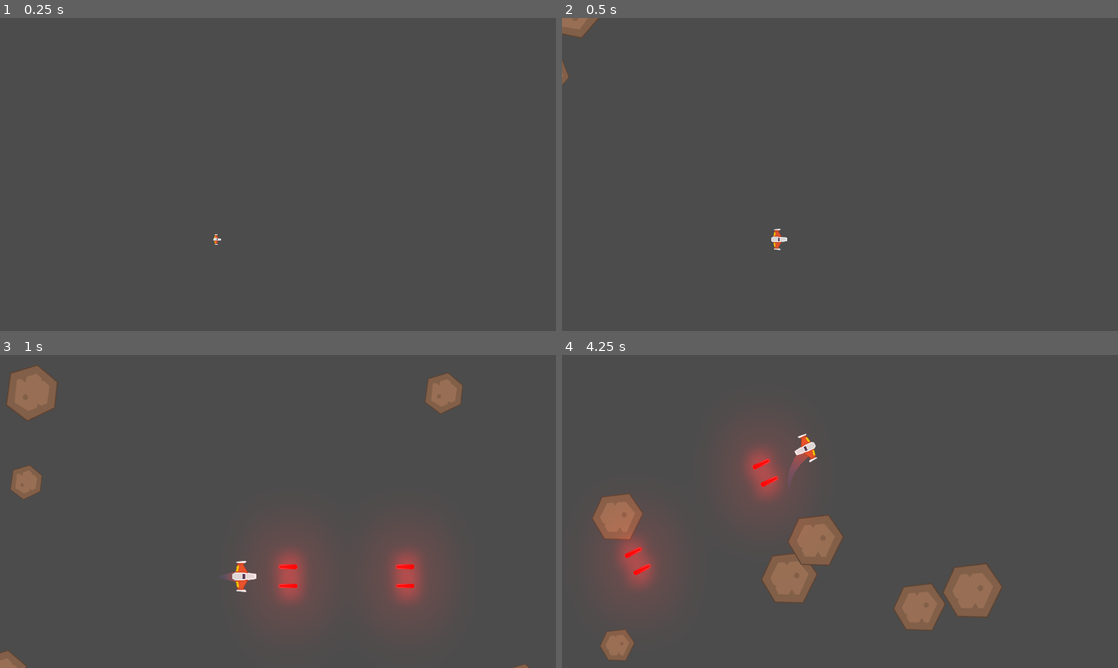
Above: before the commit, frames 1-4 (two rows, left to right).
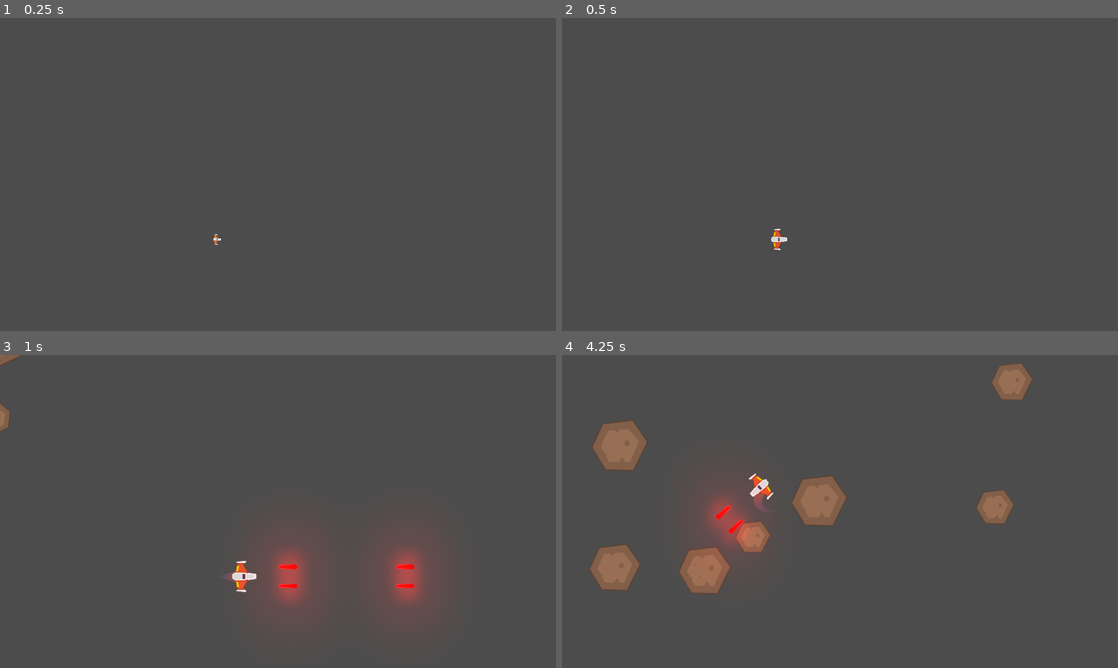
Above: after the commit, the same moments.

Repository: Lucaszanazzo/PixelLab
Game: Godot game, scene res://Juego/Niveles/NivelTest.tscn
Same seed, same stepped clock (60 frames per second), same inputs: the game is played once before the commit and once after it.
Inputs (mouse positions are in pixels of both pictures, inside the frame that each line leads up to):
- Up to frame 1 (0.25 s): no input
- Up to frame 2 (0.5 s): no input
- Up to frame 3 (1 s): move the mouse to (400, 495) at 0.52 s; hold W (mover_adelante) from 0.53 s (still down); hold N (diparo_principal) from 0.53 s (still down)
- Up to frame 4 (4.25 s): move the mouse to (728, 527) at 1.27 s; release W (mover_adelante) at 1.28 s; release N (diparo_principal) at 1.28 s; hold S (mover_atras) 1.28-2.03 s; click (728, 527) at 1.35 s; move the mouse to (895, 442) at 2.02 s; hold A (rotar_antihorario) 2.03-2.78 s; hold W (mover_adelante) 2.03-3.53 s; move the mouse to (812, 574) at 2.77 s; tap D (rotar_horario) at 2.85 s; move the mouse to (1006, 558) at 3.52 s; hold S (mover_atras) from 3.53 s (still down); hold N (diparo_principal) from 3.53 s (still down)

Frame 1 is identical in both runs. In frame 2, 0.3% of the frame differs, in the area x 0-7%, y 0-22%; in frame 3, 2.6%; in frame 4, 15%, in the area x 5-85%, y 2-98%.

Commit message:
Actualizacion sobre meteorito y player
- Meteorito recibe daño
- Explosion del meteorito
- Meteorito destruye Player
- Fondo de nivel (provisorio)

Diff:
--- a/Juego/Explosiones/Explosion meteoro/ExplosionMeteorito.tscn
+++ b/Juego/Explosiones/Explosion meteoro/ExplosionMeteorito.tscn
@@ -920,6 +920,8 @@
 
 [node name="AudioStreamPlayer2D" type="AudioStreamPlayer2D" parent="."]
 stream = ExtResource( 7 )
+volume_db = -5.333
+pitch_scale = 2.13
 bus = "Explosiones"
 
 [node name="SpriteDiminuto1" type="Sprite" parent="."]
--- a/Juego/Meteoros/Meteorito.gd
+++ b/Juego/Meteoros/Meteorito.gd
@@ -33,13 +33,16 @@
 	forma_colision.radius= radio
 	$CollisionShape2D.shape = forma_colision
 	#Calcular velocidades
-	linear_velocity = vel_lineal_base * dir / tamanio
-	angular_velocity = vel_angular_base/ tamanio
+	linear_velocity = (vel_lineal_base * dir / tamanio) * aleatorizar_velocidad()
+	angular_velocity = (vel_angular_base/ tamanio) * aleatorizar_velocidad()
 	hitpoints = hitpoints_base * tamanio
-	#Solo Debug
-	print("hitpoinst ", hitpoints)
+
 
 ##MEtodos Custom
+func aleatorizar_velocidad() -> float:
+	randomize()
+	return rand_range(0.2, 0.9)
+
 func recibir_danio(danio: float) -> void:
 	hitpoints -= danio
 	if hitpoints <= 0.0:
--- a/Juego/Meteoros/Meteorito.tscn
+++ b/Juego/Meteoros/Meteorito.tscn
@@ -617,7 +617,8 @@
 
 [node name="impacto_SFX" type="AudioStreamPlayer" parent="."]
 stream = ExtResource( 4 )
-volume_db = -9.333
+volume_db = -20.0
+pitch_scale = 0.68
 bus = "Impacto"
 
 [node name="AnimationPlayer" type="AnimationPlayer" parent="."]
--- a/Juego/Naves/Player/Player.gd
+++ b/Juego/Naves/Player/Player.gd
@@ -125,3 +125,9 @@
 func _on_AnimationPlayer_animation_finished(anim_name):
 	if anim_name == "spawn":
 		controlador_estados(ESTADO.VIVO)
+
+
+func _on_Player_body_entered(body: Node) -> void:
+	if body is Meteorito:
+		body.destruir()
+		destruir()
--- a/Juego/Naves/Player/Player.tscn
+++ b/Juego/Naves/Player/Player.tscn
@@ -39,6 +39,8 @@
 collision_mask = 22
 physics_material_override = ExtResource( 3 )
 gravity_scale = 0.0
+contacts_reported = 2
+contact_monitor = true
 can_sleep = false
 linear_damp = 1.0
 angular_damp = 4.0
@@ -106,6 +108,7 @@
 
 [node name="Escudo" parent="." instance=ExtResource( 9 )]
 
+[connection signal="body_entered" from="." to="." method="_on_Player_body_entered"]
 [connection signal="animation_finished" from="AnimationPlayer" to="." method="_on_AnimationPlayer_animation_finished"]
 
 [editable path="Canion"]
--- a/Juego/Niveles/Nivel.gd
+++ b/Juego/Niveles/Nivel.gd
@@ -10,7 +10,6 @@
 ## Atributos Onready
 onready var contenedor_proyectiles: Node
 onready var contenedor_meteoritos: Node
-
 
 
 ## Metodos
--- a/Juego/Proyectiles/canion/Canion.tscn
+++ b/Juego/Proyectiles/canion/Canion.tscn
@@ -16,6 +16,7 @@
 
 [node name="DisparoSFX" type="AudioStreamPlayer" parent="."]
 stream = ExtResource( 1 )
+volume_db = -5.334
 bus = "Disparo"
 
 [node name="TimerEnfriamiento" type="Timer" parent="."]
--- a/default_bus_layout.tres
+++ b/default_bus_layout.tres
@@ -1,12 +1,12 @@
 [gd_resource type="AudioBusLayout" format=2]
 
 [resource]
-bus/0/volume_db = 0.267241
+bus/0/volume_db = -3.32444
 bus/1/name = "Disparo"
 bus/1/solo = false
 bus/1/mute = false
 bus/1/bypass_fx = false
-bus/1/volume_db = -27.4604
+bus/1/volume_db = -29.2258
 bus/1/send = "Master"
 bus/2/name = "laser_Secun"
 bus/2/solo = false
@@ -24,7 +24,7 @@
 bus/4/solo = false
 bus/4/mute = false
 bus/4/bypass_fx = false
-bus/4/volume_db = -23.3437
+bus/4/volume_db = -15.1981
 bus/4/send = "Master"
 bus/5/name = "Impacto"
 bus/5/solo = false
Binary file added: Juego/Niveles/Fondos/fondo_azul.png
Not shown, added: Juego/Niveles/Fondos/fondo_azul.png.import
Binary file added: Juego/Niveles/Fondos/fondo_negro.png
Not shown, added: Juego/Niveles/Fondos/fondo_negro.png.import
Binary file added: Juego/Niveles/Fondos/fondo_purpura.png
Not shown, added: Juego/Niveles/Fondos/fondo_purpura.png.import
Binary file added: Juego/Niveles/Fondos/purpura_oscuro.png
Not shown, added: Juego/Niveles/Fondos/purpura_oscuro.png.import
